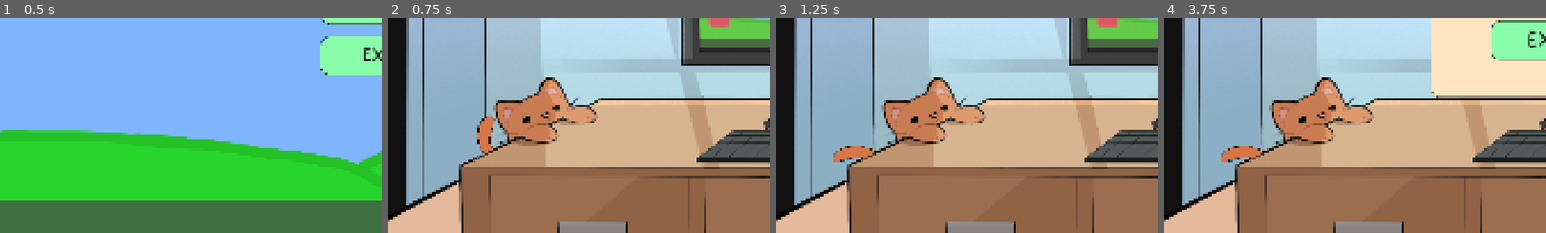
Above: before the commit, frames 1-4 (left to right).
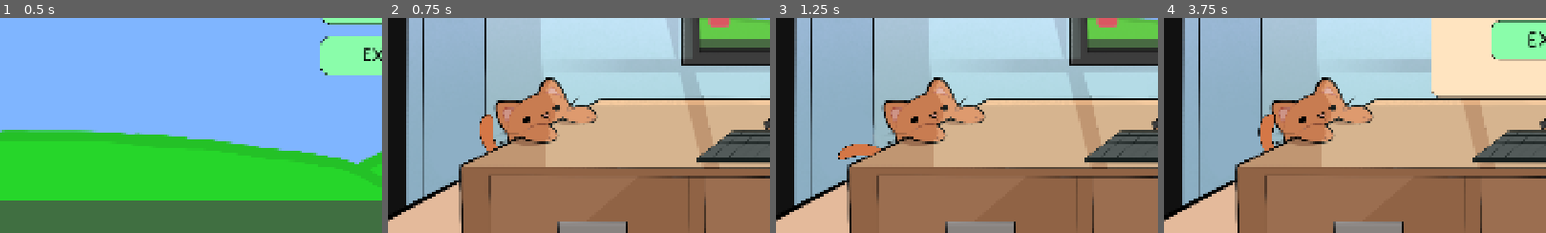
Above: after the commit, the same moments.

Repository: Gray-Alec58/gam-capstone
Game: Godot game, scene res://Scenes/start_screen.tscn
Same seed, same stepped clock (60 frames per second), same inputs: the game is played once before the commit and once after it.
Inputs (mouse positions are % of the whole screen's width and height, from its top left):
- Up to frame 1 (0.5 s): no input
- Up to frame 2 (0.75 s): click "START" at 0.5 s
- Up to frame 3 (1.25 s): no input
- Up to frame 4 (3.75 s): click "MENU" at 1.25 s; click "SETTINGS" at 2 s; move the mouse to (56, 42) at 2.77 s; click (56, 42) at 2.92 s; move the mouse to (87, 35) at 3.52 s; click (87, 35) at 3.67 s
The pictures show only the part of the screen within x 0-50%, y 50-100%; the shares and areas given below are measured in that part.

Frame 1 is identical in both runs. In frame 2, 0.3% of the frame differs, in the area x 23-29%, y 44-64%; in frame 3, 0.4%; in frame 4, 1.2%, in the area x 15-30%, y 44-68%.

Commit message:
cat anim fix

Diff:
--- a/Scenes/office_scene.tscn
+++ b/Scenes/office_scene.tscn
@@ -6,7 +6,7 @@
 [ext_resource type="Texture2D" uid="uid://3qdmnfiycv3u" path="res://Art/UI_Exports/BuildingScene/ExBuiIdTab.png" id="3_s0r6g"]
 [ext_resource type="Script" uid="uid://ntfnre6lblwy" path="res://Scenes/Scripts/map_exit_area_2d.gd" id="4_rs28u"]
 [ext_resource type="FontFile" uid="uid://cg0sgnllbk1h7" path="res://Art/Fonts/more-sugar.thin.ttf" id="5_2pxgx"]
-[ext_resource type="Texture2D" uid="uid://bqfnwgqmlwf14" path="res://Art/catanims/tailspritesheet.png" id="7_2pxgx"]
+[ext_resource type="Texture2D" uid="uid://dx1om4405l3yp" path="res://Art/catanims/tailsheet.png" id="7_2pxgx"]
 
 [sub_resource type="RectangleShape2D" id="RectangleShape2D_1ofqy"]
 size = Vector2(356.0614, 201.50003)
@@ -16,19 +16,19 @@
 
 [sub_resource type="AtlasTexture" id="AtlasTexture_k6nbt"]
 atlas = ExtResource("7_2pxgx")
-region = Rect2(0, 0, 1921, 1081)
+region = Rect2(0, 0, 239, 196)
 
 [sub_resource type="AtlasTexture" id="AtlasTexture_kjj4x"]
 atlas = ExtResource("7_2pxgx")
-region = Rect2(1921, 0, 1921, 1081)
+region = Rect2(239, 0, 239, 196)
 
 [sub_resource type="AtlasTexture" id="AtlasTexture_11kio"]
 atlas = ExtResource("7_2pxgx")
-region = Rect2(0, 1081, 1921, 1081)
+region = Rect2(478, 0, 239, 196)
 
 [sub_resource type="AtlasTexture" id="AtlasTexture_8aj34"]
 atlas = ExtResource("7_2pxgx")
-region = Rect2(1921, 1081, 1921, 1081)
+region = Rect2(717, 0, 239, 196)
 
 [sub_resource type="SpriteFrames" id="SpriteFrames_rvnnr"]
 animations = [{
@@ -118,10 +118,11 @@
 
 [node name="AnimatedSprite2D" type="AnimatedSprite2D" parent="." unique_id=170619737]
 z_index = -1
-position = Vector2(966.00006, 538)
+position = Vector2(217.00006, 844)
 scale = Vector2(0.99999994, 0.9999999)
 sprite_frames = SubResource("SpriteFrames_rvnnr")
 autoplay = "default"
+frame_progress = 0.6412403
 
 [connection signal="input_event" from="Computer" to="Computer" method="_on_input_event"]
 [connection signal="input_event" from="MapExit/MapExitArea2D" to="MapExit/MapExitArea2D" method="_on_input_event"]
Not shown, added: Art/catanims/tailsheet.png.import
Not shown, added: Art/fence/fence.png.import
Not shown, added: GameFiles/Global Scripts/GlobalTimer.gd.uid
